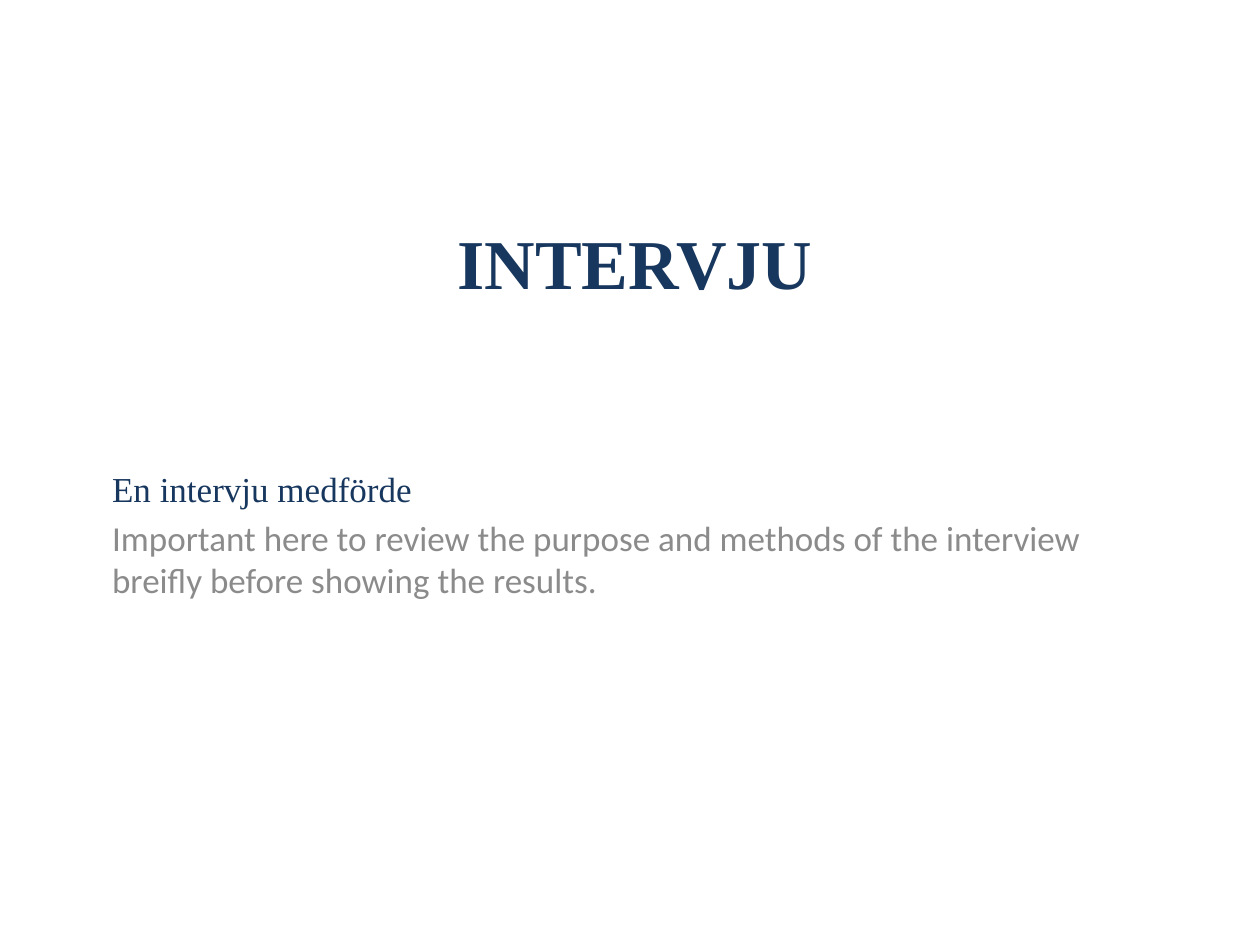
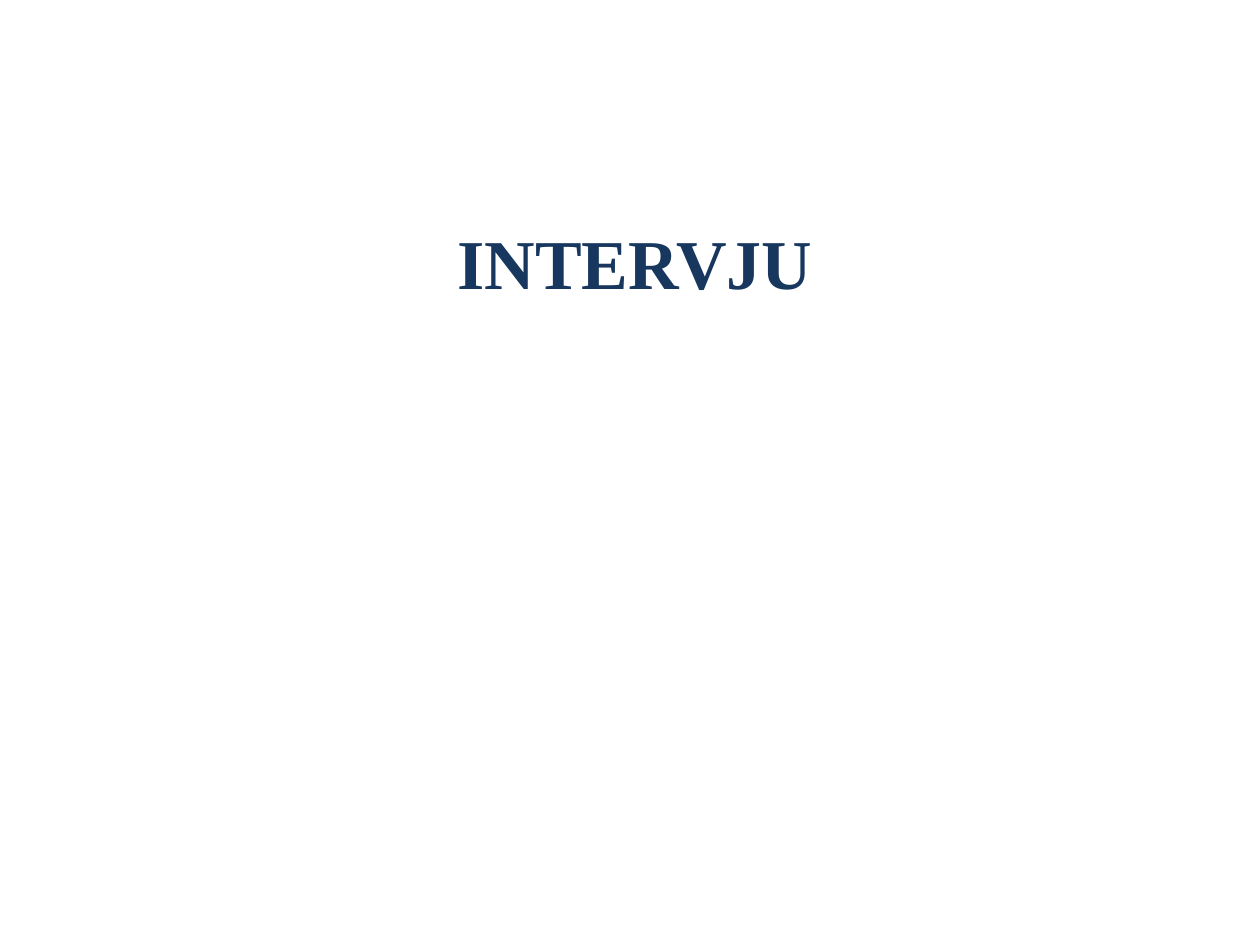
Before and after one commit to OliviaImner/thesis_document, a slide deck: slide 6 of Thesis/Presentation.pptx. Drawn at 1260x945 pixels with LibreOffice and Linux fonts; fonts in the diff are those of the drawing. Boxes give left, top, right and bottom in pixels: in the first picture for what was removed or moved away, otherwise in the second. Text is boxed around its words. In the diff, an @@ line names an element or a change of style, - is before the commit and + after.

```diff
--- a/Thesis/Presentation.pptx
+++ b/Thesis/Presentation.pptx
@@ text removed at <box>112,477,1080,599</box> @@
-En intervju medförde
-Important here to review the purpose and methods of the interview breifly before showing the results.
```
Also in this commit, not shown: 5 other slides changed, 5 slides added, 5 slides removed.
